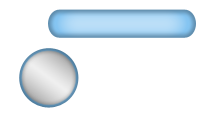
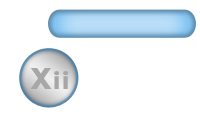
Layers edited between the first and the second (200, 122) image:
added layer "Xii" above "label" over [30, 68, 69, 89]
